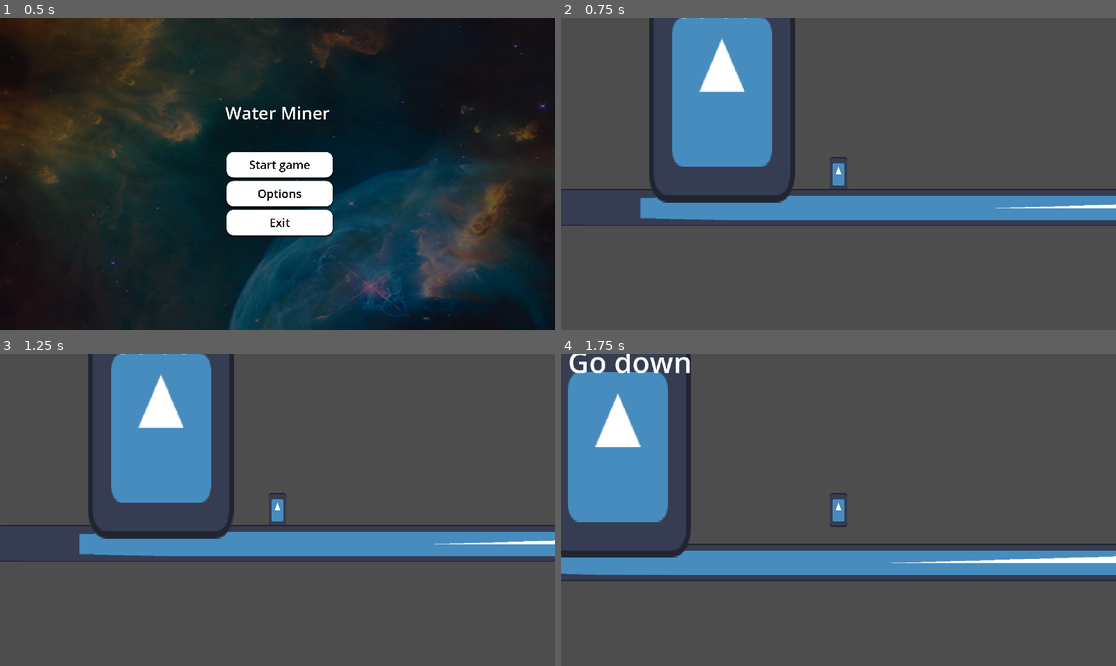
Above: before the commit, frames 1-4 (two rows, left to right).
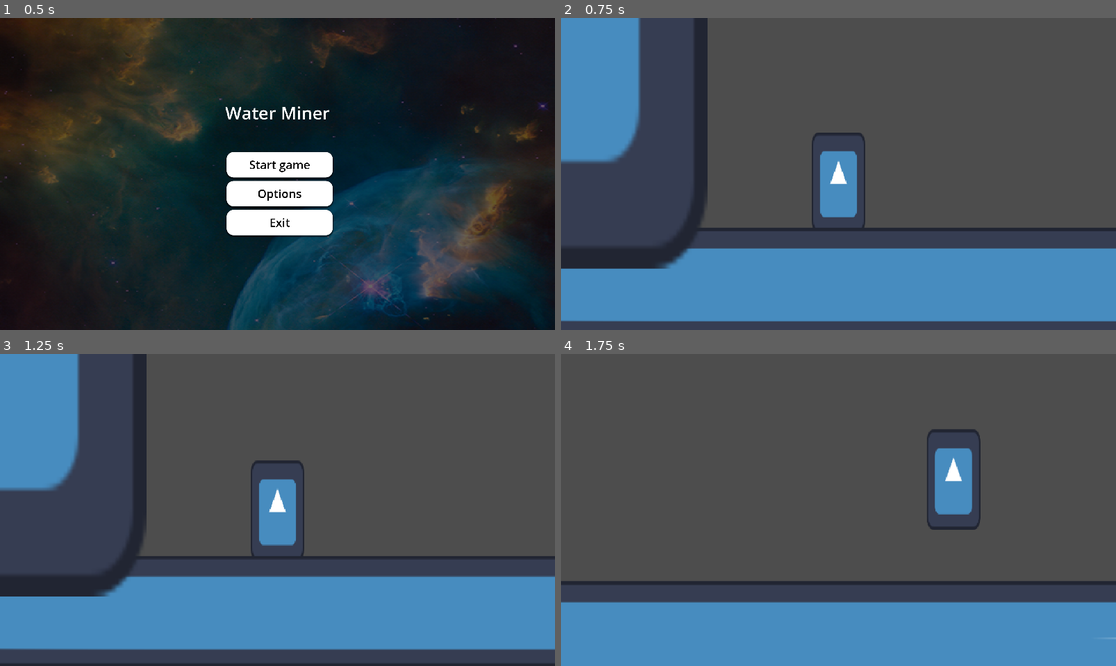
Above: after the commit, the same moments.

Repository: VoidCast00/GameJam_2026
Game: Godot game, scene res://scenes/main/game.tscn
Two runs of this game, one before a commit and one after it. Both use one fixed random seed, a clock stepped at 60 frames per second and the inputs below. The engine's default icon, where the game draws it, is replaced by a stand-in: a white triangle on a blue panel in a dark square.
Inputs (mouse positions are in pixels of both pictures, inside the frame that each line leads up to):
- Up to frame 1 (0.5 s): no input
- Up to frame 2 (0.75 s): click "Start game" at 0.5 s
- Up to frame 3 (1.25 s): no input
- Up to frame 4 (1.75 s): move the mouse to (960, 494) at 1.27 s; hold D (right) from 1.28 s (still down); tap E (action) at 1.35 s; tap W (jump) at 1.52 s

Frame 1 is identical in both runs. In frame 2, 49% of the frame differs, in the area x 0-100%, y 0-98%; in frame 3, 50%, in the area x 0-100%, y 0-100%; in frame 4, 42%.

Commit message:
Pixelated evything

Diff:
--- a/scenes/caveEnviroment/cave_enviroment.tscn
+++ b/scenes/caveEnviroment/cave_enviroment.tscn
@@ -1,6 +1,7 @@
 [gd_scene format=3 uid="uid://ba7vddmnq4tp"]
 
 [ext_resource type="PackedScene" uid="uid://dcbh3t1vcddv8" path="res://scenes/player/player.tscn" id="1_ibr66"]
+[ext_resource type="Script" uid="uid://dya6n0ugxdo3n" path="res://scenes/caveEnviroment/subpixelCamera.gd" id="2_iqo5d"]
 [ext_resource type="Texture2D" uid="uid://clf2jhe35jjp6" path="res://scenes/caveGenerator/CaveTileMap.png" id="2_smjkd"]
 [ext_resource type="Script" uid="uid://dpvdyqogqjqu8" path="res://scenes/caveGenerator/caveManager.gd" id="3_g0opn"]
 [ext_resource type="Shader" uid="uid://bximonf5agbam" path="res://scenes/caveEnviroment/cave_background_perlin.gdshader" id="4_g0opn"]
@@ -574,15 +575,15 @@
 
 [node name="Entities" type="Node2D" parent="." unique_id=1331239193]
 
-[node name="Player" parent="Entities" unique_id=698144906 node_paths=PackedStringArray("cave_tilemap", "world_generator") instance=ExtResource("1_ibr66")]
+[node name="Camera2D" type="Camera2D" parent="Entities" unique_id=2116341652 node_paths=PackedStringArray("player")]
+texture_filter = 1
 position = Vector2(-126, -2)
-cave_tilemap = NodePath("../../Static/Cave")
-world_generator = NodePath("../../Static/WorldGenerator")
-
-[node name="Camera2D" type="Camera2D" parent="Entities/Player" unique_id=2116341652]
-zoom = Vector2(3, 3)
-
-[node name="PerlinBackround" type="ColorRect" parent="Entities/Player/Camera2D" unique_id=733196155]
+position_smoothing_enabled = true
+position_smoothing_speed = 4.0
+script = ExtResource("2_iqo5d")
+player = NodePath("../Player")
+
+[node name="PerlinBackround" type="ColorRect" parent="Entities/Camera2D" unique_id=733196155]
 top_level = true
 z_index = -18
 material = SubResource("ShaderMaterial_3aygq")
@@ -593,8 +594,13 @@
 grow_vertical = 2
 script = ExtResource("5_hyba4")
 
-[node name="CanvasModulate" type="CanvasModulate" parent="Entities/Player/Camera2D" unique_id=663374839]
+[node name="CanvasModulate" type="CanvasModulate" parent="Entities/Camera2D" unique_id=663374839]
 color = Color(0, 0, 0, 1)
+
+[node name="Player" parent="Entities" unique_id=698144906 node_paths=PackedStringArray("cave_tilemap", "world_generator") instance=ExtResource("1_ibr66")]
+position = Vector2(-126, -2)
+cave_tilemap = NodePath("../../Static/Cave")
+world_generator = NodePath("../../Static/WorldGenerator")
 
 [node name="Static" type="Node2D" parent="." unique_id=961585314]
 
--- /dev/null
+++ b/scenes/caveEnviroment/subpixelCamera.gd
@@ -0,0 +1,11 @@
+extends Camera2D
+
+@export var player:Player
+# Called when the node enters the scene tree for the first time.
+func _ready() -> void:
+	pass # Replace with function body.
+
+
+# Called every frame. 'delta' is the elapsed time since the previous frame.
+func _process(delta: float) -> void:
+	position = position.lerp(player.position, delta * 5)
--- a/scenes/main/game.tscn
+++ b/scenes/main/game.tscn
@@ -7,11 +7,22 @@
 
 [node name="Game" type="Node2D" unique_id=1476364967]
 
+[node name="SubViewportContainer" type="SubViewportContainer" parent="." unique_id=1451652045]
+offset_right = 640.0
+offset_bottom = 360.0
+scale = Vector2(3, 3)
+
+[node name="SubViewport" type="SubViewport" parent="SubViewportContainer" unique_id=1128228576]
+handle_input_locally = false
+size = Vector2i(640, 360)
+render_target_update_mode = 4
+
 [node name="UI" type="Control" parent="." unique_id=383421448]
 layout_mode = 3
 anchors_preset = 0
 
 [node name="CanvasLayer" type="CanvasLayer" parent="UI" unique_id=2068374819]
+layer = 5
 
 [node name="MainMenu" parent="UI/CanvasLayer" unique_id=838703653 instance=ExtResource("4_gf1f2")]
 
@@ -20,6 +31,3 @@
 WaterEnviroment = ExtResource("1_e3dby")
 ShopEnviroment = ExtResource("4_gsayk")
 menu = NodePath("../UI/CanvasLayer")
-
-[node name="waterSoundtrack" type="AudioStreamPlayer2D" parent="." unique_id=1821612887]
-bus = &"Music"
--- a/scenes/main/gameHandler.gd
+++ b/scenes/main/gameHandler.gd
@@ -1,6 +1,7 @@
 extends Node
 
-@onready var game: Node2D = $".."
+
+@onready var sub_viewport: SubViewport = $"../SubViewportContainer/SubViewport"
 @export var WaterEnviroment: PackedScene
 @export var ShopEnviroment: PackedScene
 @export var menu:CanvasLayer
@@ -29,6 +30,13 @@
 	get_tree().quit()
 
 
+
+
+func _unhandled_input(event: InputEvent) -> void:
+	if event.is_action_pressed("esc"):
+		menu.visible = not menu.visible
+
+
 #switch environment
 func load_env(scene: PackedScene) -> void:
 	if not scene:
@@ -40,6 +48,5 @@
 		current_env.queue_free()
 
 	#add new
-	print("loading")
 	current_env = scene.instantiate()
-	game.add_child.call_deferred(current_env)
+	sub_viewport.add_child.call_deferred(current_env)
--- a/scenes/player/inventory_ui.gd
+++ b/scenes/player/inventory_ui.gd
@@ -1,13 +1,32 @@
 extends PanelContainer
 
-@onready var inventory:Node = Inventory
+#colors
+const BG := Color(0.07, 0.07, 0.08, 0.85)
+const TEXT := Color(0.92, 0.91, 0.88)
+const MUTED := Color(0.55, 0.55, 0.55)
+const LINE := Color(1, 1, 1, 0.08)
+
+@onready var inventory: Node = Inventory
+@onready var margin: MarginContainer = $MarginContainer
+@onready var box: VBoxContainer = $MarginContainer/VBoxContainer
+@onready var title: Label = $MarginContainer/VBoxContainer/Title
+@onready var separator: HSeparator = $MarginContainer/VBoxContainer/HSeparator
 @onready var item_list: VBoxContainer = $MarginContainer/VBoxContainer/ItemList
 
 
+func _process(delta: float) -> void:
+	if Input.is_action_pressed("inventory"):
+		visible = true
+	else:
+		visible = false
+
 func _ready() -> void:
+	_style()
+
 	if not inventory:
-		push_error("inventory not set in inspector")
+		push_error("inventory autoload missing")
 		return
+
 	inventory.changed.connect(_on_changed)
 	refresh()
 
@@ -16,26 +35,75 @@
 	refresh()
 
 
+#look
+func _style() -> void:
+	custom_minimum_size.x = 220
 
+	#panel
+	var panel := StyleBoxFlat.new()
+	panel.bg_color = BG
+	panel.set_corner_radius_all(6)
+	panel.set_border_width_all(1)
+	panel.border_color = LINE
+	add_theme_stylebox_override("panel", panel)
+
+	#padding
+	for side in ["margin_left", "margin_right", "margin_top", "margin_bottom"]:
+		margin.add_theme_constant_override(side, 16)
+
+	#spacing
+	box.add_theme_constant_override("separation", 10)
+	item_list.add_theme_constant_override("separation", 6)
+
+	#title
+	title.text = "INVENTORY"
+	title.add_theme_font_size_override("font_size", 14)
+	title.add_theme_color_override("font_color", MUTED)
+
+	#line
+	var line := StyleBoxLine.new()
+	line.color = LINE
+	line.thickness = 1
+	separator.add_theme_stylebox_override("separator", line)
+
+
+#rebuild list
 func refresh() -> void:
 	for child in item_list.get_children():
 		child.queue_free()
 
-
+	#empty
 	if inventory.items.is_empty():
-		add_row("empty")
+		var empty := _make_label("Empty", MUTED)
+		item_list.add_child(empty)
 		return
 
-	for item in inventory.items:
-		add_row("%s: %d" % [item, inventory.items[item]])
+	#rows sorted by name
+	var names: Array = inventory.items.keys()
+	names.sort()
+	for item in names:
+		add_row(item, inventory.items[item])
 
 
-func add_row(text: String) -> void:
+func add_row(item: String, amount: int) -> void:
+	var row := HBoxContainer.new()
+
+	#name
+	var name_label := _make_label(item.capitalize(), TEXT)
+	name_label.size_flags_horizontal = Control.SIZE_EXPAND_FILL
+	row.add_child(name_label)
+
+	#amount
+	var amount_label := _make_label(str(amount), MUTED)
+	amount_label.horizontal_alignment = HORIZONTAL_ALIGNMENT_RIGHT
+	row.add_child(amount_label)
+
+	item_list.add_child(row)
+
+
+func _make_label(text: String, color: Color) -> Label:
 	var label := Label.new()
 	label.text = text
-	label.add_theme_font_size_override("font_size", 24)
-	item_list.add_child(label)
-
-func _unhandled_input(event: InputEvent) -> void:
-	if event.is_action_pressed("inventory"):
-		visible = !visible
+	label.add_theme_font_size_override("font_size", 18)
+	label.add_theme_color_override("font_color", color)
+	return label
--- a/scenes/player/player.gd
+++ b/scenes/player/player.gd
@@ -2,7 +2,7 @@
 extends CharacterBody2D
 
 #movement==================================================
-@export var speed: float = 2000
+@export var speed: float = 200
 @export var friction: float = 0.4
 @export var acceleration: float = 0.1
 @export var rotation_speed: float = 4
@@ -24,7 +24,14 @@
 @onready var LaserSound: AudioStreamPlayer = $LaserSound
 @onready var breathing: AudioStreamPlayer = $Breathing
 @onready var point_light_2d: PointLight2D = $PointLight2D
-
+#OXYGENNNNNNNNNNNNNNNNNNNNNNNNNNNNNNNNNNNNNNNNNNNNNNNNNNNN
+signal oxygenDepleted;
+var oxygenTankSize:float = 60.0
+var oxygen :float = oxygenTankSize: #in seconds
+	set(new_val):
+		if new_val < 0.0:
+			oxygenDepleted.emit()
+		oxygen = clamp(new_val, 0.0,oxygenTankSize)
 
 func _ready() -> void:
 	breathing.play()
@@ -34,6 +41,7 @@
 
 
 func _process(delta: float) -> void:
+	oxygen -= delta
 	mine(delta)
 
 
--- a/scenes/player/player.tscn
+++ b/scenes/player/player.tscn
@@ -416,16 +416,10 @@
 [node name="CanvasLayer" type="CanvasLayer" parent="." unique_id=470083292]
 
 [node name="InventoryUI" type="PanelContainer" parent="CanvasLayer" unique_id=913355198]
-anchors_preset = 8
-anchor_left = 0.5
-anchor_top = 0.5
-anchor_right = 0.5
-anchor_bottom = 0.5
-offset_left = -240.0
-offset_top = -240.0
-offset_right = 240.0
-offset_bottom = 240.0
-grow_horizontal = 2
+visible = false
+anchors_preset = 9
+anchor_bottom = 1.0
+offset_right = 233.0
 grow_vertical = 2
 script = ExtResource("5_75vfm")
 
@@ -435,11 +429,14 @@
 [node name="VBoxContainer" type="VBoxContainer" parent="CanvasLayer/InventoryUI/MarginContainer" unique_id=1083174710]
 layout_mode = 2
 
-[node name="Name" type="Label" parent="CanvasLayer/InventoryUI/MarginContainer/VBoxContainer" unique_id=1594049949]
+[node name="Title" type="Label" parent="CanvasLayer/InventoryUI/MarginContainer/VBoxContainer" unique_id=1594049949]
 layout_mode = 2
 size_flags_horizontal = 4
 theme_override_font_sizes/font_size = 50
 text = "Inventory"
 
+[node name="HSeparator" type="HSeparator" parent="CanvasLayer/InventoryUI/MarginContainer/VBoxContainer" unique_id=23595272]
+layout_mode = 2
+
 [node name="ItemList" type="VBoxContainer" parent="CanvasLayer/InventoryUI/MarginContainer/VBoxContainer" unique_id=654960682]
 layout_mode = 2
--- a/scenes/shopEnviroment/shop.tscn
+++ b/scenes/shopEnviroment/shop.tscn
@@ -37,6 +37,7 @@
 shape = SubResource("CapsuleShape2D_528fk")
 
 [node name="Camera2D" type="Camera2D" parent="CustomPlayer" unique_id=190721130]
+position_smoothing_enabled = true
 
 [node name="Floor" type="StaticBody2D" parent="." unique_id=630826328]
 position = Vector2(51, 337)
--- a/scenes/ui/mainMenu/main_menu.gd
+++ b/scenes/ui/mainMenu/main_menu.gd
@@ -1,4 +1,6 @@
 extends Control
+
+
 
 
 func _on_start_pressed() -> void:
Not shown, added: scenes/caveEnviroment/subpixelCamera.gd.uid
